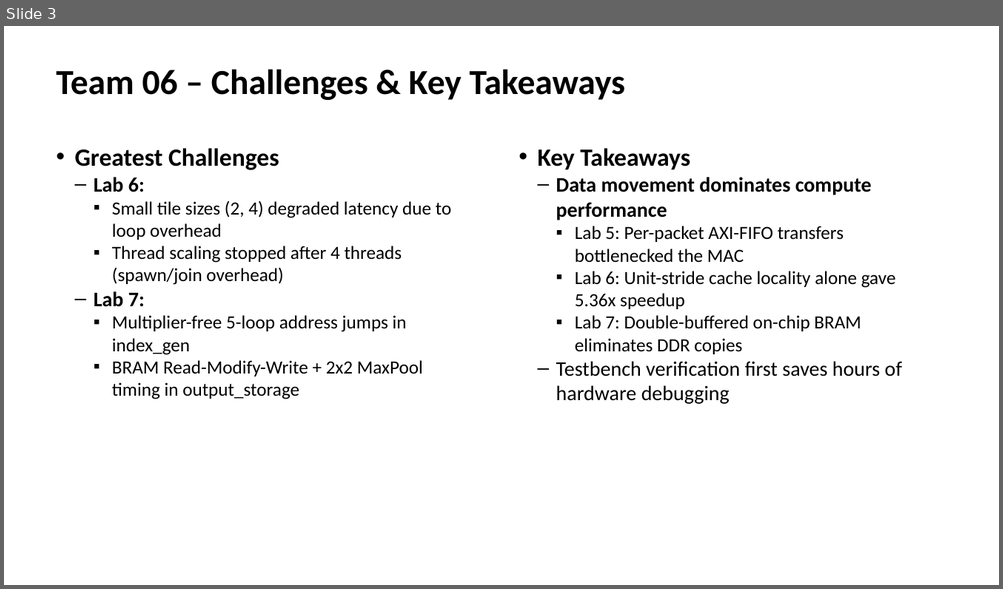
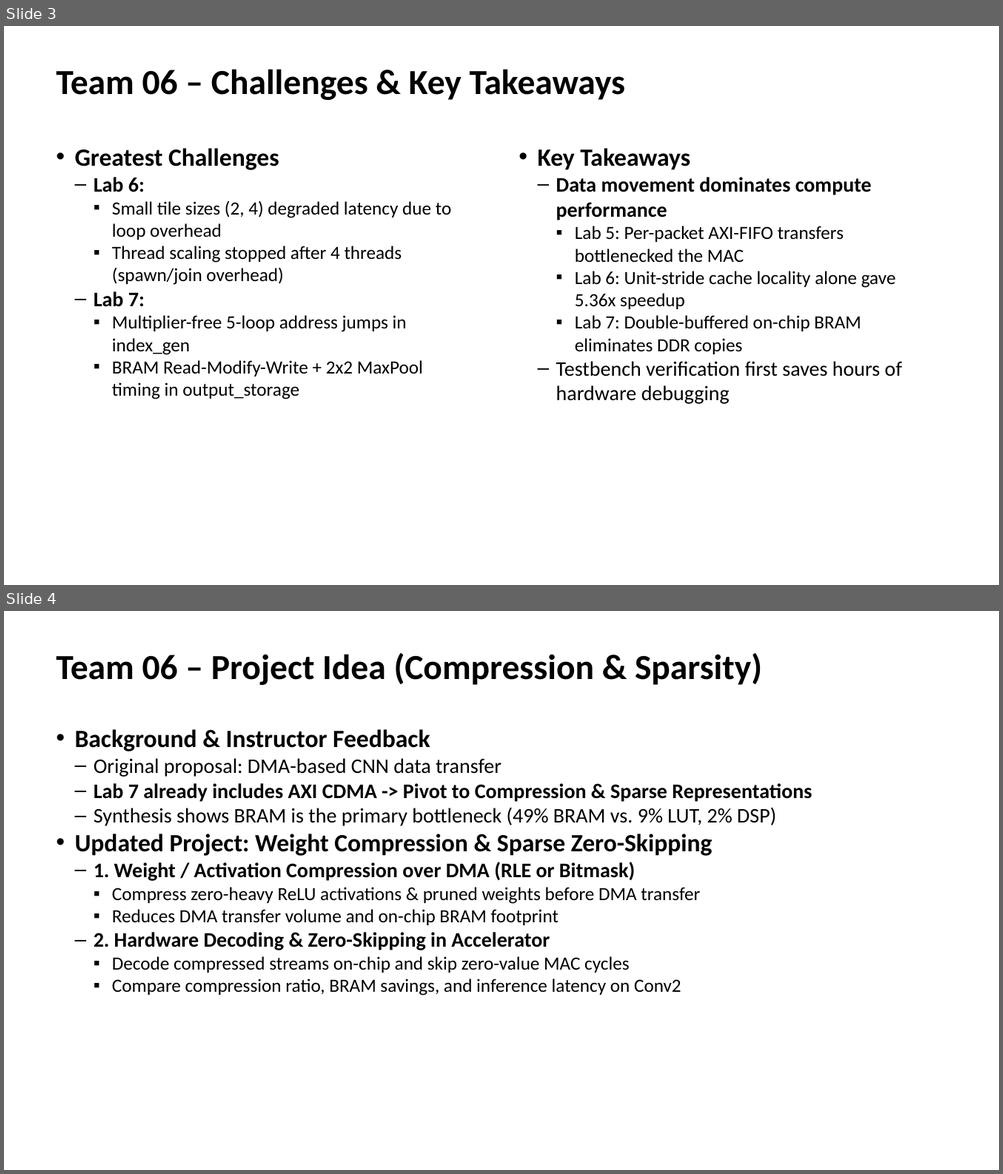
Before and after one commit to devjwk/cpre487lab1-7, a slide deck: Team06_Lab6_7_Demo.pptx. Shown one above the other, each under a label of ours: slide 3 before the commit, slides 3 and 4 after it. The pictures are 1003x589 and 1003x1174 pixels, drawn with LibreOffice and Linux fonts; fonts in the diff are those of the drawing. Boxes give left, top, right and bottom in pixels: in the first picture for what was removed or moved away, otherwise in the second. Text is boxed around its words. In the diff, an @@ line names an element or a change of style, - is before the commit and + after.

Commit message:
Update Slide 4 Project Idea to Compression and Sparsity per instructor feedback

```diff
--- a/Team06_Lab6_7_Demo.pptx
+++ b/Team06_Lab6_7_Demo.pptx
@@ slide 4 added at (x1=4, y1=611, x2=999, y2=1170), background #FFFFFF @@
@@ text added at (x1=56, y1=653, x2=762, y2=685), 34 pt, text #000000, bold @@
+Team 06 – Project Idea (Compression & Sparsity)
@@ text added at (x1=75, y1=729, x2=811, y2=996), 20 pt, text #000000 @@
+• Background & Instructor Feedback
+  – Original proposal: DMA-based CNN data transfer
+  – Lab 7 already includes AXI CDMA -> Pivot to Compression & Sparse Representations
+  – Synthesis shows BRAM is the primary bottleneck (49% BRAM vs. 9% LUT, 2% DSP)
+• Updated Project: Weight Compression & Sparse Zero-Skipping
+  – 1. Weight / Activation Compression over DMA (RLE or Bitmask)
+    ▪ Compress zero-heavy ReLU activations & pruned weights before DMA transfer
+    ▪ Reduces DMA transfer volume and on-chip BRAM footprint
+  – 2. Hardware Decoding & Zero-Skipping in Accelerator
+    ▪ Decode compressed streams on-chip and skip zero-value MAC cycles
+    ▪ Compare compression ratio, BRAM savings, and inference latency on Conv2
```
Also in this commit, not shown: 1 slide removed, 1 other file.
